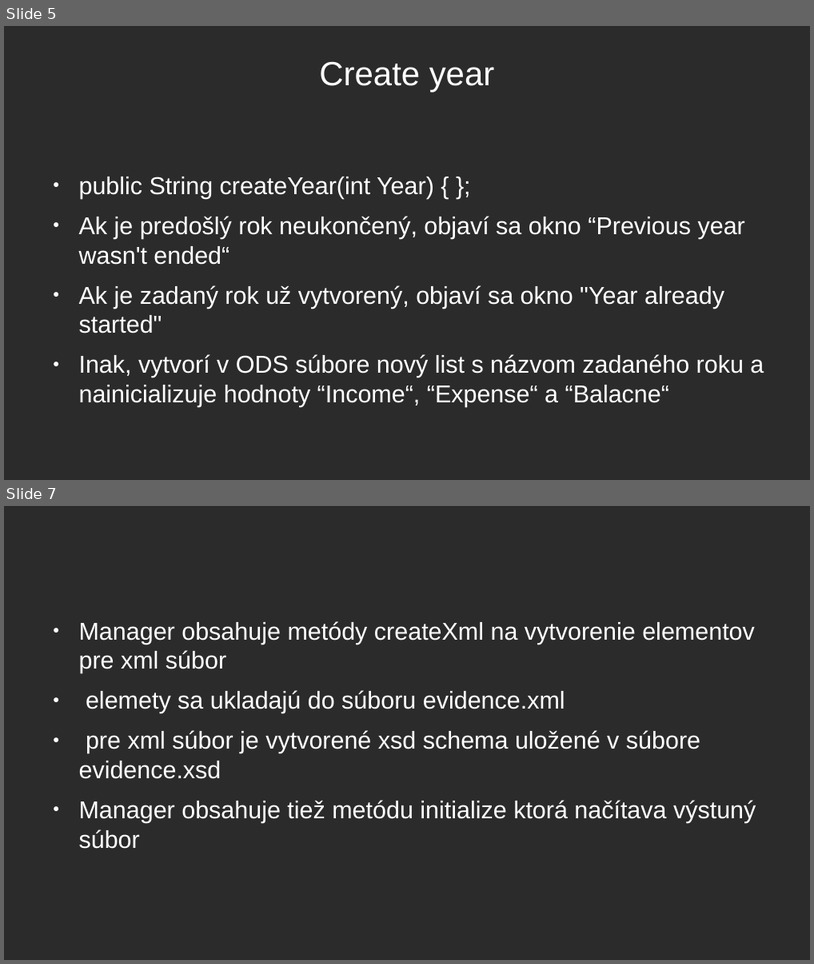
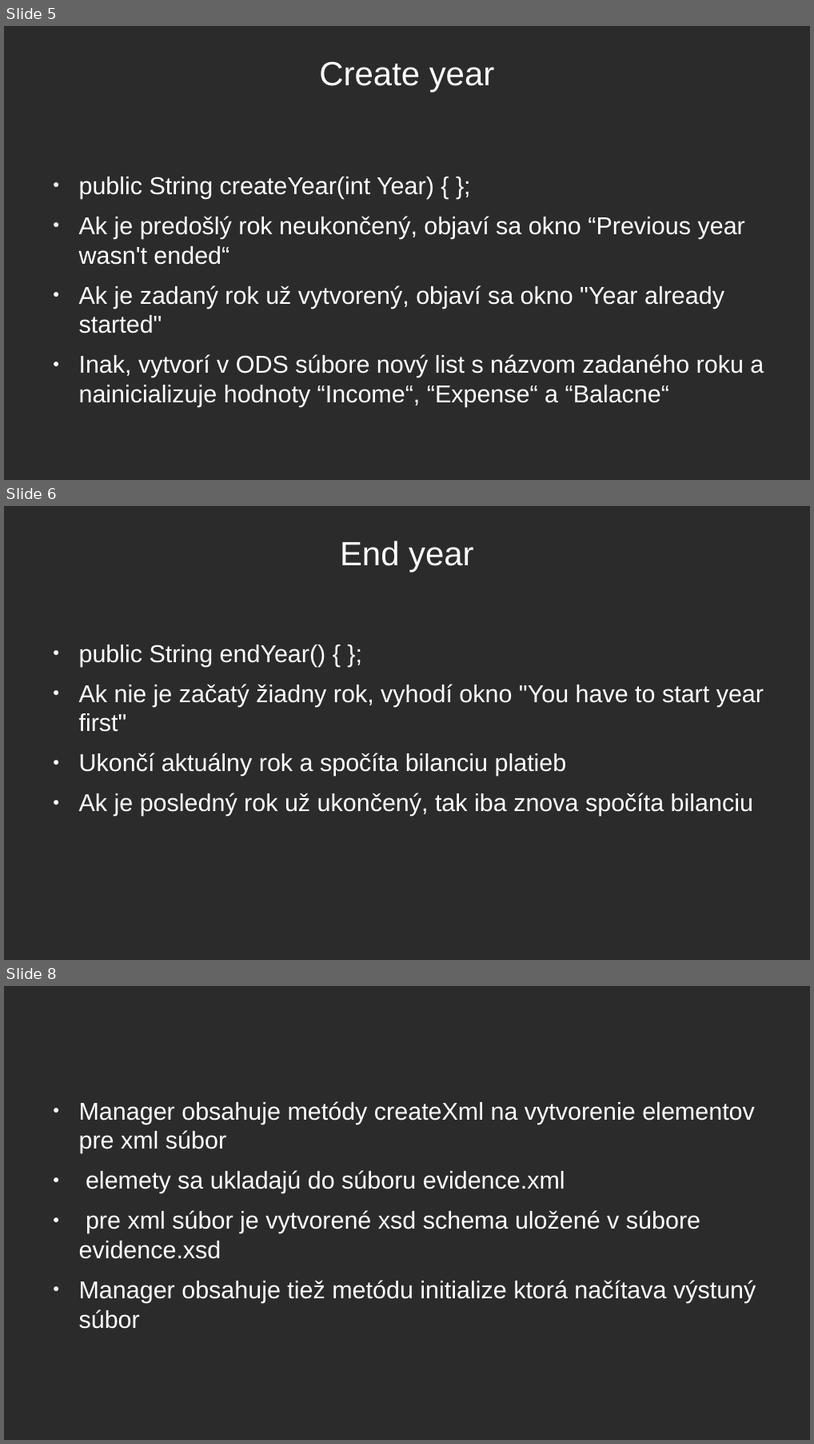
Before and after one commit to XuuRee/apk-AccountG, a slide deck: Evidence_prijmu_a_vydaju/Obhajoba_prezentace.odp. Shown one above the other, each under a label of ours: slides 5 and 7 before the commit, slides 5, 6 and 8 after it; the slides between them are not shown. The pictures are 814x964 and 814x1444 pixels, drawn with LibreOffice and Linux fonts; fonts in the diff are those of the drawing; background and template pictures are left out; a plain dark background stands for a picture behind light text. Boxes give left, top, right and bottom in pixels: in the first picture for what was removed or moved away, otherwise in the second. Text is boxed around its words. In the diff, an @@ line names an element or a change of style, - is before the commit and + after.

```diff
--- a/Evidence_prijmu_a_vydaju/Obhajoba_prezentace.odp
+++ b/Evidence_prijmu_a_vydaju/Obhajoba_prezentace.odp
@@ slide 6 added at [4,506,810,960], background picture (left out) @@
@@ title added at [340,540,474,572], 33 pt, text #FFFFFF @@
+End year
@@ text added at [79,644,764,816], 24 pt, text #FFFFFF @@
+● public String endYear() { };
+● Ak nie je začatý žiadny rok, vyhodí okno "You have to start year first"
+● Ukončí aktuálny rok a spočíta bilanciu platieb
+● Ak je posledný rok už ukončený, tak iba znova spočíta bilanciu
@@ what was slide 7 is now slide 8 @@
```
Also in this commit, not shown: 1 other slide added, 1 slide removed, 4 other files.
